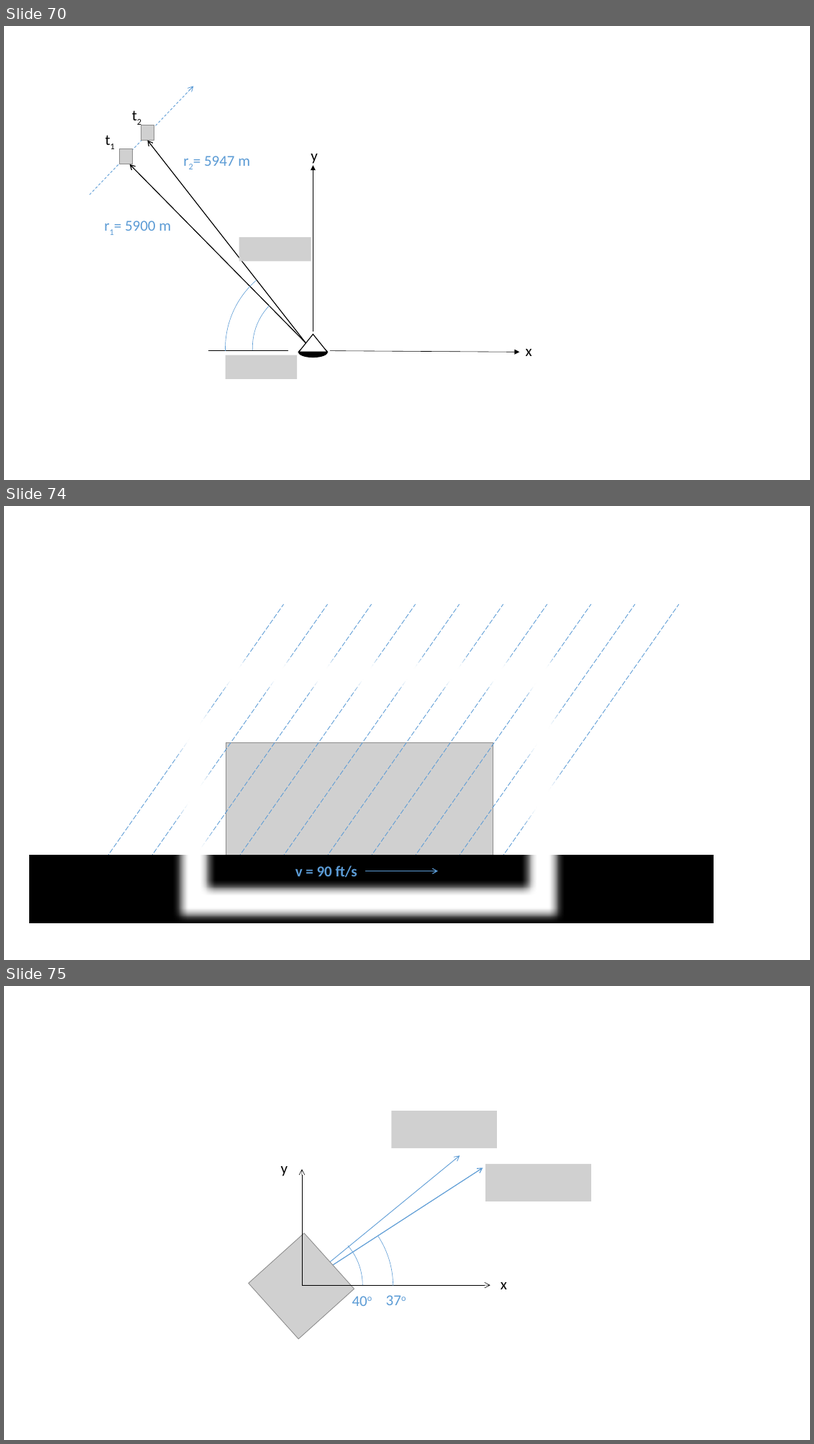
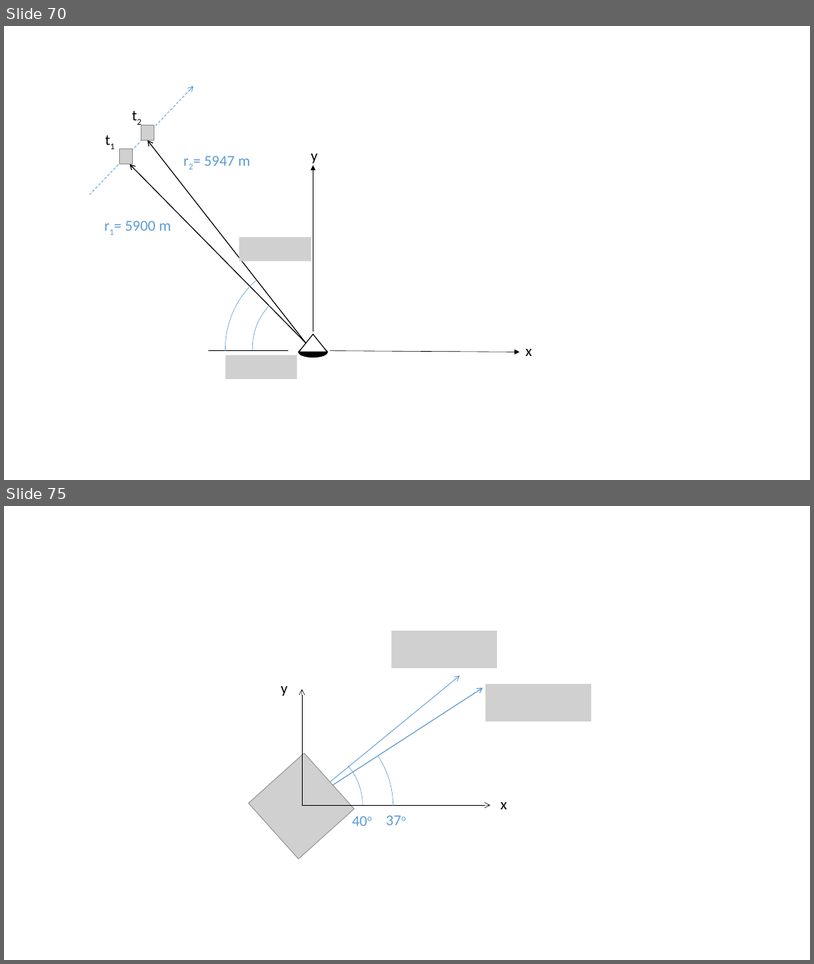
Before and after one commit to JacobMoore/mechanics_textbook, a slide deck: Homework Problems/Homework_Diagrams.pptx. Shown one above the other, each under a label of ours: slides 70, 74 and 75 before the commit, slides 70 and 75 after it; the slides between them are not shown. The pictures are 814x1444 and 814x964 pixels, drawn with LibreOffice and Linux fonts; fonts in the diff are those of the drawing; grey boxes stand for pictures. Boxes give left, top, right and bottom in pixels: in the first picture for what was removed or moved away, otherwise in the second. Text is boxed around its words. In the diff, an @@ line names an element or a change of style, - is before the commit and + after.

```diff
--- a/Homework Problems/Homework_Diagrams.pptx
+++ b/Homework Problems/Homework_Diagrams.pptx
@@ slide 74 removed at <box>4,506,810,960</box>, background #FFFFFF @@
@@ line removed from (75, 903) to (284, 604) @@
@@ line removed from (119, 903) to (328, 604) @@
@@ line removed from (162, 903) to (372, 604) @@
@@ line removed from (206, 903) to (415, 604) @@
@@ line removed from (251, 903) to (460, 604) @@
@@ line removed from (294, 903) to (504, 604) @@
@@ line removed from (339, 903) to (548, 604) @@
@@ line removed from (383, 903) to (592, 604) @@
@@ line removed from (426, 903) to (635, 604) @@
@@ line removed from (471, 903) to (679, 604) @@
@@ frame removed at <box>172,651,565,922</box> @@
@@ picture removed at <box>226,743,494,874</box> @@
@@ rectangle removed at <box>29,855,714,922</box> @@
@@ text removed at <box>296,865,358,877</box> @@
-v = 90 ft/s
@@ arrow removed from (365, 871) to (438, 871) @@
```
Also in this commit, not shown: 1 slide changed, 2 slides added, 1 other slide removed, 21 other files.
